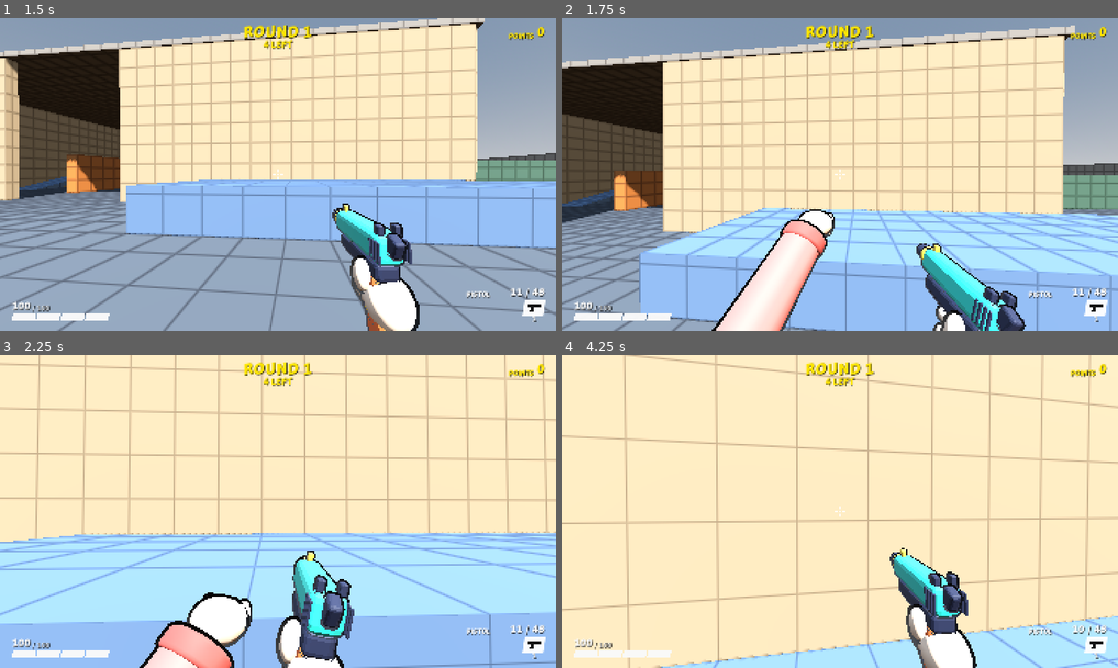
Above: before the commit, frames 1-4 (two rows, left to right).
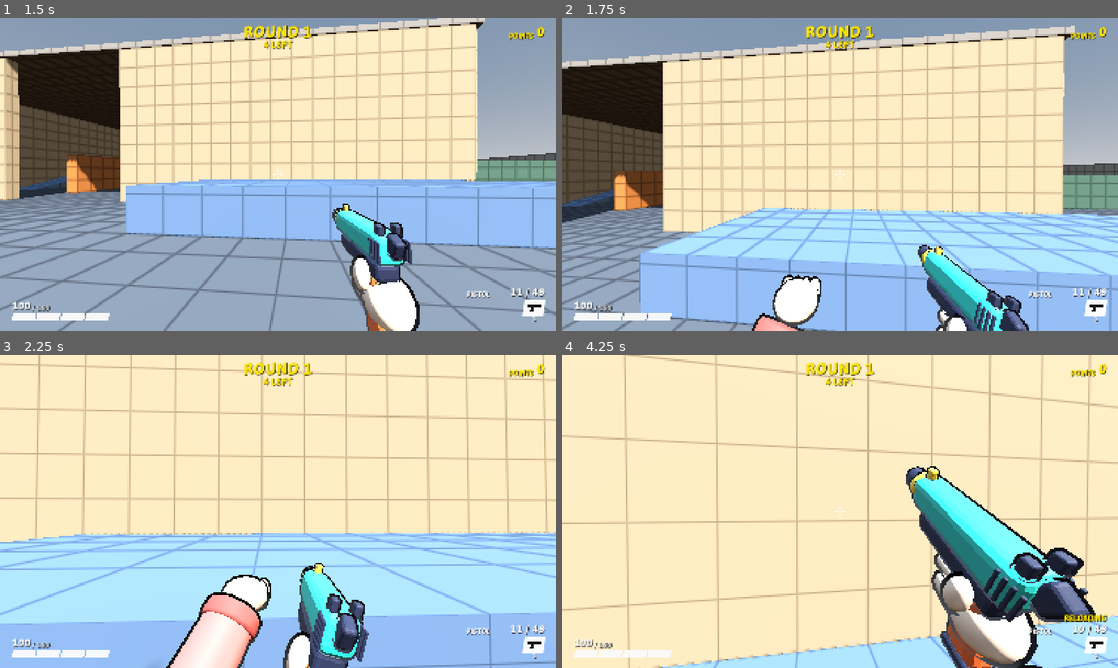
Above: after the commit, the same moments.

Repository: juanakajuan/zombie-survival-fps
Game: Godot game, scene res://levels/compound.tscn
Two runs of this game, one before a commit and one after it. Both use one fixed random seed, a clock stepped at 60 frames per second and the inputs below.
Inputs (mouse positions are in pixels of both pictures, inside the frame that each line leads up to):
- Up to frame 1 (1.5 s): tap Enter (restart) at 0.5 s; move the mouse to (305, 174) at 0.52 s; hold Right mouse button (aim) 0.53-1.28 s; hold W (move_forward) from 0.53 s (still down); click (305, 174) at 0.67 s; tap Space (jump) at 0.77, 1.07 s; tap Ctrl (crouch) at 0.8, 1.35 s; move the mouse to (250, 174) at 1.27 s
- Up to frame 2 (1.75 s): keep holding W (move_forward); tap Space (jump) at 1.52 s; tap V (melee) at 1.55 s
- Up to frame 3 (2.25 s): keep holding W (move_forward); tap Space (jump) at 1.82 s; move the mouse to (289, 505) at 2.02 s; hold Right mouse button (aim) from 2.03 s (still down); tap V (melee) at 2.1 s
- Up to frame 4 (4.25 s): keep holding W (move_forward); move the mouse to (834, 517) at 2.77 s; release Right mouse button (aim) at 2.78 s; right-click (834, 517) at 2.85 s; click (834, 517) at 2.92 s; tap Space (jump) at 3.02, 3.32, 3.77, 4.07 s; tap Ctrl (crouch) at 3.05 s; move the mouse to (878, 514) at 3.52 s; hold Ctrl (crouch) from 3.53 s (still down); tap V (melee) at 3.8 s; tap R (reload) at 4.15 s

Frame 1 is identical in both runs. In frame 2, 5.8% of the frame differs, in the area x 26-84%, y 61-100%; in frame 3, 7.3%; in frame 4, 14%, in the area x 58-99%, y 35-100%.

Commit message:
fix: make the punch faster and smooth between physics ticks

Diff:
--- a/player/melee.gd
+++ b/player/melee.gd
@@ -14,8 +14,8 @@
 @export_range(0.5, 5.0, 0.05, "suffix:m") var reach: float = 1.8
 ## Radius of the strike sphere. A wider sphere forgives a poor aim.
 @export_range(0.1, 2.0, 0.05, "suffix:m") var radius: float = 0.45
-@export_range(0.01, 1.0, 0.01, "suffix:s") var wind_up_time: float = 0.14
-@export_range(0.01, 2.0, 0.01, "suffix:s") var recover_time: float = 0.36
+@export_range(0.01, 1.0, 0.01, "suffix:s") var wind_up_time: float = 0.1
+@export_range(0.01, 2.0, 0.01, "suffix:s") var recover_time: float = 0.22
 ## Physics layers that the strike can hit.
 @export_flags_3d_physics var hit_mask: int = 1
 
@@ -67,6 +67,14 @@
 	return -1.0
 
 
+## progress() between physics ticks, for a pose drawn every frame. Call it from _process.
+func visual_progress() -> float:
+	if _state == State.READY:
+		return -1.0
+	var step := Engine.get_physics_interpolation_fraction() / Engine.physics_ticks_per_second
+	return minf(progress() + step / (wind_up_time + recover_time), 1.0)
+
+
 func _strike() -> void:
 	var shape := SphereShape3D.new()
 	shape.radius = radius
--- a/player/punch_view.gd
+++ b/player/punch_view.gd
@@ -24,10 +24,8 @@
 @export var strike_arc: Vector3 = Vector3(0.0, 0.02, 0.0)
 
 @export_group("Timing")
-## The jab starts this fraction of the wind-up before the strike, so that the fist is out when the strike lands.
-@export_range(0.0, 1.0, 0.01) var jab_lead: float = 0.4
-## The jab ends this fraction of the recover time after the strike.
-@export_range(0.01, 1.0, 0.01) var strike_fraction: float = 0.3
+## The jab takes this fraction of the wind-up, and ends when the strike lands. The pull back takes the rest.
+@export_range(0.05, 1.0, 0.01) var jab_lead: float = 0.6
 
 ## The melee that drives the pose. Player sets it.
 var melee: Melee
@@ -41,28 +39,25 @@
 func _process(_delta: float) -> void:
 	if melee == null:
 		return
-	var progress := melee.progress()
+	var progress := melee.visual_progress()
 	hand.visible = progress >= 0.0
 	if progress < 0.0:
 		return
-	var total := melee.wind_up_time + melee.recover_time
-	var time := progress * total
+	var time := progress * (melee.wind_up_time + melee.recover_time)
 	var cock_end := melee.wind_up_time * (1.0 - jab_lead)
-	var jab_end := melee.wind_up_time + melee.recover_time * strike_fraction
 	var place: Vector3
 	var angles: Vector3
 	if time < cock_end:
-		var t := _ease_out(time / maxf(cock_end, 0.0001))
+		var t := smoothstep(0.0, cock_end, time)
 		place = start_position.lerp(cocked_position, t)
 		angles = start_angles.lerp(cocked_angles, t)
-	elif time < jab_end:
-		var s := (time - cock_end) / maxf(jab_end - cock_end, 0.0001)
-		var t := _ease_out(s)
+	elif time < melee.wind_up_time:
+		var s := (time - cock_end) / (melee.wind_up_time - cock_end)
+		var t := 1.0 - (1.0 - s) * (1.0 - s)
 		place = cocked_position.lerp(strike_position, t) + strike_arc * sin(PI * s)
 		angles = cocked_angles.lerp(strike_angles, t)
 	else:
-		var r := (time - jab_end) / maxf(total - jab_end, 0.0001)
-		var t := r * r
+		var t := smoothstep(melee.wind_up_time, melee.wind_up_time + melee.recover_time, time)
 		place = strike_position.lerp(exit_position, t)
 		angles = strike_angles.lerp(exit_angles, t)
 	hand.transform = Transform3D(Basis.from_euler(angles * (PI / 180.0)), place)
@@ -71,7 +66,3 @@
 ## Whether the hand is drawn: a swing is on and the view is not hidden.
 func is_hand_visible() -> bool:
 	return hand.is_visible_in_tree()
-
-
-func _ease_out(t: float) -> float:
-	return 1.0 - pow(1.0 - clampf(t, 0.0, 1.0), 3.0)
--- a/weapons/view_model.gd
+++ b/weapons/view_model.gd
@@ -153,7 +153,7 @@
 		crouching = _player.is_crouching()
 		aiming = _player.is_aiming()
 	if _player != null:
-		var punch := _player.melee.progress()
+		var punch := _player.melee.visual_progress()
 		if punch >= 0.0:
 			punch_dip = sin(PI * clampf(punch, 0.0, 1.0))
 
Not shown, changed: .claude/skills/verify/features/melee.md
